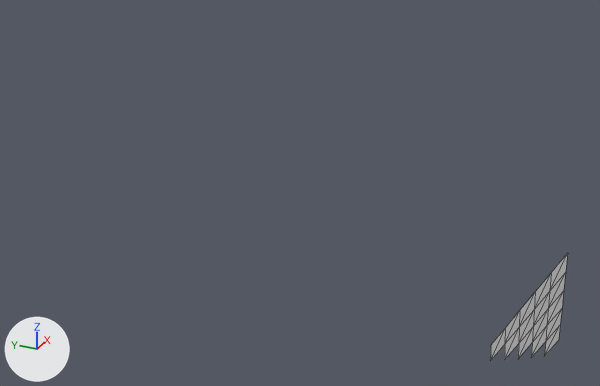
Two versions of the glTF model world/bord/bd_25_2.glb, one commit apart.
One viewpoint serves both versions: a camera (50 mm lens) standing at (6099.0, -789.0, 596.0) and looking at (6504.0, -607.0, 393.0). Arrows for +X, +Y and +Z are at lower left; the lights stay in place. The older version comes first. Mesh edges are drawn as thin lines.

The older version as bpy lines, for what is in view:
```python
me_tile = bpy.data.meshes.new('tile')
me_tile.from_pydata(...)  # 26 vertices, 30 faces; spans x 6400.0..6425.0, y -767.0..-742.0, z 375.2..441.2
me_tile.materials.append(mat_bord)  # white #ffffff
ob_tile = bpy.data.objects.new('tile', me_tile)
ob_tile.location = (0.0, 0.0, 0.0)
```
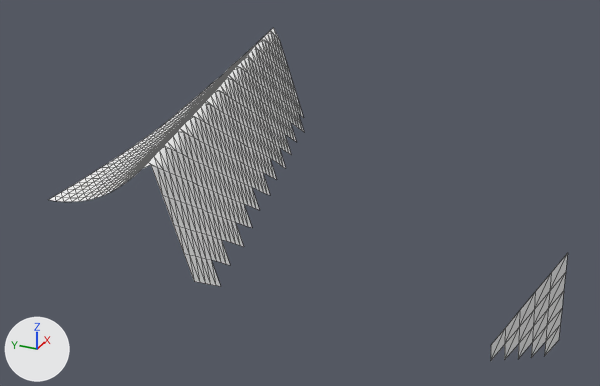
What the commit changed:
me_tile is used by ob_tile; location (0.0, 0.0, 0.0).
me_tile had 26 vertices, 30 faces and spanned x 6400.0..6425.0, y -767.0..-742.0, z 375.2..441.2.
me_tile now has 696 vertices, 1232 faces and spans x 6400.0..6655.0, y -767.0..-512.0, z 369.9..451.4.
me_tile part 1: a new loose piece of 670 vertices spanning x 6400.0..6655.0, y -597.0..-512.0, z 369.9..451.4, in mat_bord (white #ffffff).

Where the change shows, as pixel boxes [x1, y1, x2, y2] in the pictures (600 x 386 px):
'tile', reshaped (567% wider, 208% taller)
    before: [491, 253, 568, 360]
    after: [49, 28, 568, 360]
part 1 of me_tile, added
    after: [49, 28, 304, 286]
